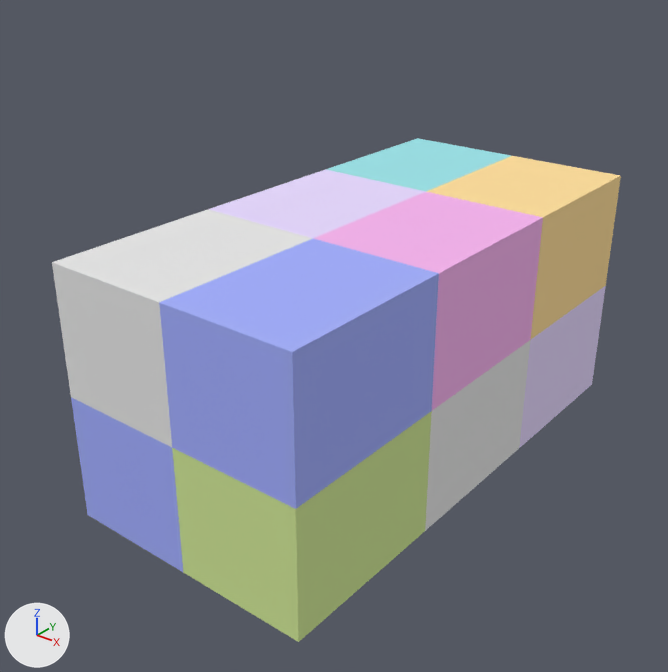
Two versions of the Blender file millitome-blocks/MT-Pipeline.blend, one commit apart.
Both versions are drawn from a 50 mm camera at (156.2, -236.2, 101.0) aimed at (29.3, -77.6, 2.7). The axes (+X, +Y, +Z) are drawn at lower left. The lights are the same throughout.

The first picture shows 'f_kidney_x_bx_A-1-I', 'f_kidney_x_bx_A-1-II', 'f_kidney_x_bx_A-2-II', 'f_kidney_x_bx_A-3-II', 'f_kidney_x_bx_B-1-I', 'f_kidney_x_bx_B-1-II', 'f_kidney_x_bx_B-2-I', 'f_kidney_x_bx_B-2-II', 'f_kidney_x_bx_B-3-I', 'f_kidney_x_bx_B-3-II'.
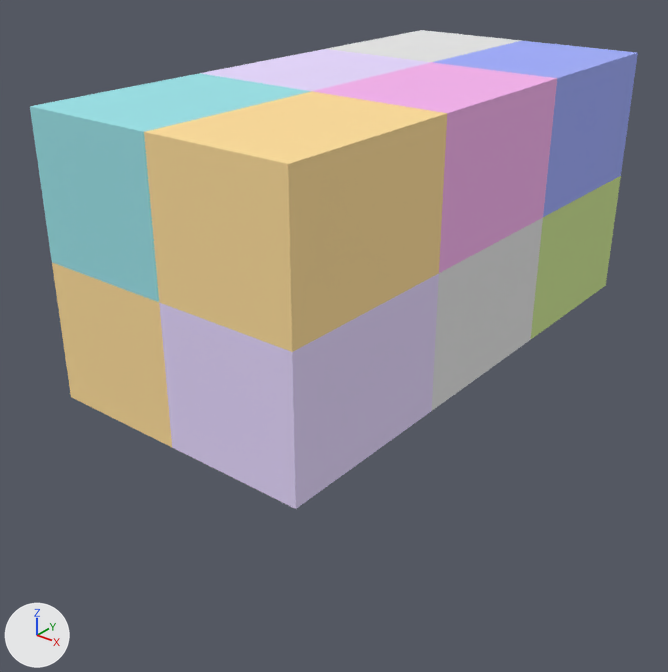
Location of each change, (x1, y1, x2, y2) in pixels of the pictures (668 x 672 px; the box of a moved part takes in the faces that stretch with it):
'f_kidney_x_bx_B-3-II', reshaped (55% wider, 42% taller): before (426, 156, 621, 339); after (144, 91, 447, 352)
'f_kidney_x_bx_B-1-II', reshaped (27% narrower, 35% shorter): before (159, 239, 439, 509); after (433, 41, 638, 217)
'f_kidney_x_bx_B-3-I', reshaped: before (519, 286, 606, 448); after (159, 274, 439, 509)
'f_kidney_x_bx_B-2-II', mesh moved: before (313, 192, 543, 410); after (313, 62, 557, 273)
'f_kidney_x_bx_B-1-I', reshaped: before (172, 411, 432, 642); after (531, 176, 621, 339)
'f_kidney_x_bx_A-3-II', reshaped: before (326, 138, 511, 191); after (30, 73, 311, 302)
'f_kidney_x_bx_A-1-II', reshaped: before (52, 209, 313, 447); after (327, 30, 521, 62)
'f_kidney_x_bx_B-2-I', mesh moved: before (425, 340, 530, 531); after (432, 218, 543, 410)
'f_kidney_x_bx_A-2-II', mesh moved: before (209, 169, 426, 238); after (201, 49, 431, 91)
'f_kidney_x_bx_A-1-I', reshaped (not visible afterwards): before (71, 397, 183, 572)
part 4 of me_f_kidney_x_bx_a_3_i_002, moved or reshaped (not visible before): after (52, 263, 172, 447)

Diff of the bpy script that builds the scene:
```diff
--- a/millitome-blocks/MT-Pipeline.blend.py
+++ b/millitome-blocks/MT-Pipeline.blend.py
@@ me_f_kidney_x_bx_a_1_i_002 @@
-me_f_kidney_x_bx_a_1_i_002.from_pydata(...)  # 8 vertices, 12 faces; spans x 0.0..32.6, y -133.5..-89.0, z -31.7..0.0
+me_f_kidney_x_bx_a_1_i_002.from_pydata(...)  # 8 vertices, 12 faces; spans x 0.0..32.6, y -44.5..0.0, z 0.0..31.7
+# me_f_kidney_x_bx_a_1_i_002 part 1: the whole mesh is rebuilt
 me_f_kidney_x_bx_a_1_i_002.materials.append(mat_clr)
@@ me_f_kidney_x_bx_a_1_ii_002 @@
-me_f_kidney_x_bx_a_1_ii_002.from_pydata(...)  # 8 vertices, 12 faces; spans x 0.0..32.6, y -133.5..-89.0, z 0.0..31.7
+me_f_kidney_x_bx_a_1_ii_002.from_pydata(...)  # 8 vertices, 12 faces; spans x 0.0..32.6, y -44.5..0.0, z 31.7..63.5
+# me_f_kidney_x_bx_a_1_ii_002 part 2: the whole mesh is rebuilt
 me_f_kidney_x_bx_a_1_ii_002.materials.append(mat_dots_stroke)
@@ me_f_kidney_x_bx_a_2_ii_002 @@
 me_f_kidney_x_bx_a_2_ii_002.from_pydata(...)  # 8 vertices, 12 faces; spans x 0.0..32.6, y -89.0..-44.5, z 0.0..31.7
+# me_f_kidney_x_bx_a_2_ii_002 part 3: the whole mesh is moved by (0.0, 0.0, 31.7)
 me_f_kidney_x_bx_a_2_ii_002.materials.append(mat_ff)
@@ me_f_kidney_x_bx_a_3_i_002 @@
-me_f_kidney_x_bx_a_3_i_002.from_pydata(...)  # 8 vertices, 12 faces; spans x 0.0..32.6, y -44.5..0.0, z -31.7..0.0
+me_f_kidney_x_bx_a_3_i_002.from_pydata(...)  # 8 vertices, 12 faces; spans x 0.0..32.6, y -133.5..-89.0, z 0.0..31.7
+# me_f_kidney_x_bx_a_3_i_002 part 4: the whole mesh is rebuilt
 me_f_kidney_x_bx_a_3_i_002.materials.append(mat_pcmc)
@@ me_f_kidney_x_bx_a_3_ii_002 @@
-me_f_kidney_x_bx_a_3_ii_002.from_pydata(...)  # 8 vertices, 12 faces; spans x 0.0..32.6, y -44.5..0.0, z 0.0..31.7
+me_f_kidney_x_bx_a_3_ii_002.from_pydata(...)  # 8 vertices, 12 faces; spans x 0.0..32.6, y -133.5..-89.0, z 31.7..63.5
+# me_f_kidney_x_bx_a_3_ii_002 part 5: the whole mesh is rebuilt
 me_f_kidney_x_bx_a_3_ii_002.materials.append(mat_pe)
@@ me_f_kidney_x_bx_b_1_i_002 @@
-me_f_kidney_x_bx_b_1_i_002.from_pydata(...)  # 8 vertices, 12 faces; spans x 32.6..65.2, y -133.5..-89.0, z -31.7..0.0
+me_f_kidney_x_bx_b_1_i_002.from_pydata(...)  # 8 vertices, 12 faces; spans x 32.6..65.2, y -44.5..0.0, z 0.0..31.7
+# me_f_kidney_x_bx_b_1_i_002 part 6: the whole mesh is rebuilt
 me_f_kidney_x_bx_b_1_i_002.materials.append(mat_rna)
@@ me_f_kidney_x_bx_b_1_ii_002 @@
-me_f_kidney_x_bx_b_1_ii_002.from_pydata(...)  # 8 vertices, 12 faces; spans x 32.6..65.2, y -133.5..-89.0, z 0.0..31.7
+me_f_kidney_x_bx_b_1_ii_002.from_pydata(...)  # 8 vertices, 12 faces; spans x 32.6..65.2, y -44.5..0.0, z 31.7..63.5
+# me_f_kidney_x_bx_b_1_ii_002 part 7: the whole mesh is rebuilt
 me_f_kidney_x_bx_b_1_ii_002.materials.append(mat_clr)
@@ me_f_kidney_x_bx_b_2_i_002 @@
 me_f_kidney_x_bx_b_2_i_002.from_pydata(...)  # 8 vertices, 12 faces; spans x 32.6..65.2, y -89.0..-44.5, z -31.7..0.0
+# me_f_kidney_x_bx_b_2_i_002 part 8: the whole mesh is moved by (0.0, 0.0, 31.7)
 me_f_kidney_x_bx_b_2_i_002.materials.append(mat_dots_stroke)
@@ me_f_kidney_x_bx_b_2_ii_002 @@
 me_f_kidney_x_bx_b_2_ii_002.from_pydata(...)  # 8 vertices, 12 faces; spans x 32.6..65.2, y -89.0..-44.5, z 0.0..31.7
+# me_f_kidney_x_bx_b_2_ii_002 part 9: the whole mesh is moved by (0.0, 0.0, 31.7)
 me_f_kidney_x_bx_b_2_ii_002.materials.append(mat_fcmc)
@@ me_f_kidney_x_bx_b_3_i_002 @@
-me_f_kidney_x_bx_b_3_i_002.from_pydata(...)  # 8 vertices, 12 faces; spans x 32.6..65.2, y -44.5..0.0, z -31.7..0.0
+me_f_kidney_x_bx_b_3_i_002.from_pydata(...)  # 8 vertices, 12 faces; spans x 32.6..65.2, y -133.5..-89.0, z 0.0..31.7
+# me_f_kidney_x_bx_b_3_i_002 part 10: the whole mesh is rebuilt
 me_f_kidney_x_bx_b_3_i_002.materials.append(mat_ff)
@@ me_f_kidney_x_bx_b_3_ii_002 @@
-me_f_kidney_x_bx_b_3_ii_002.from_pydata(...)  # 8 vertices, 12 faces; spans x 32.6..65.2, y -44.5..0.0, z 0.0..31.7
+me_f_kidney_x_bx_b_3_ii_002.from_pydata(...)  # 8 vertices, 12 faces; spans x 32.6..65.2, y -133.5..-89.0, z 31.7..63.5
+# me_f_kidney_x_bx_b_3_ii_002 part 11: the whole mesh is rebuilt
 me_f_kidney_x_bx_b_3_ii_002.materials.append(mat_pcmc)
```
